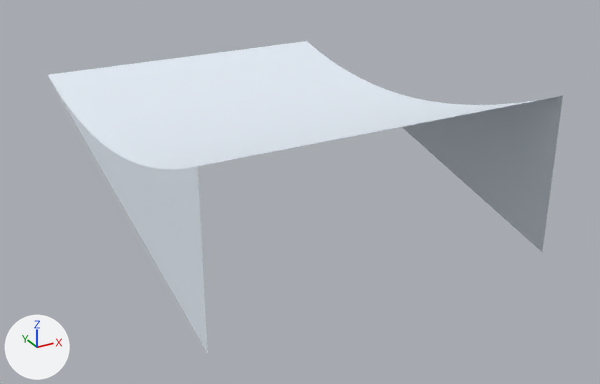
An edit to the Blender file ArtSource/Blender/JumpLarge.blend, drawn before and after from the same camera.
The view is the same before and after, from a camera (50 mm lens) standing at (-19.3, -50.4, 13.8) and looking at (1.5, -12.6, -5.1). Arrows for +X, +Y and +Z are at lower left; the lights stay in place. The first picture is the older version.

Objects in the first picture: 'ContinuousSnowSurface', 'SnowSides'.
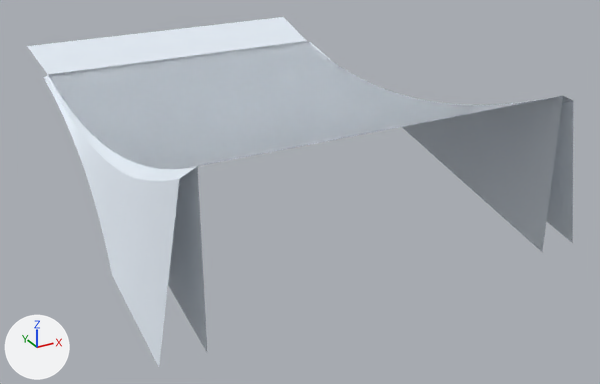
Edits to the bpy script that builds the scene:
```text
Add me_continuoussnowsurface_004:
    me_continuoussnowsurface_004.from_pydata(...)  # 780 vertices, 481 faces; spans x -11.1..11.1, y -24.0..4.0, z -5.6..2.5
    me_continuoussnowsurface_004.materials.append(mat_snow_012)  # white #e8f1fa
Add ob_visual_jumplarge:
    ob_visual_jumplarge = bpy.data.objects.new('Visual_JumpLarge', me_continuoussnowsurface_004)
    ob_visual_jumplarge.location = (0.0, 0.0, 0.0)
```

Changed parts and their boxes (x1, y1, x2, y2) in the pictures (600 x 384 px):
'Visual_JumpLarge', added: after (27, 17, 573, 367)
'ContinuousSnowSurface', unchanged, covered by the edit: before (48, 41, 559, 169)
